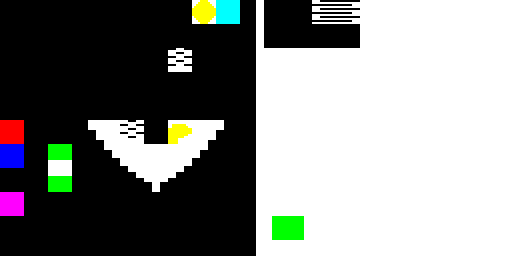
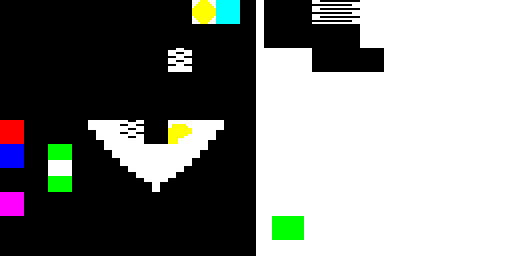
Layered file, before and after one edit (512px x 256px). Changes by layer:
painted on "Background" over <box>312,48,384,72</box>
